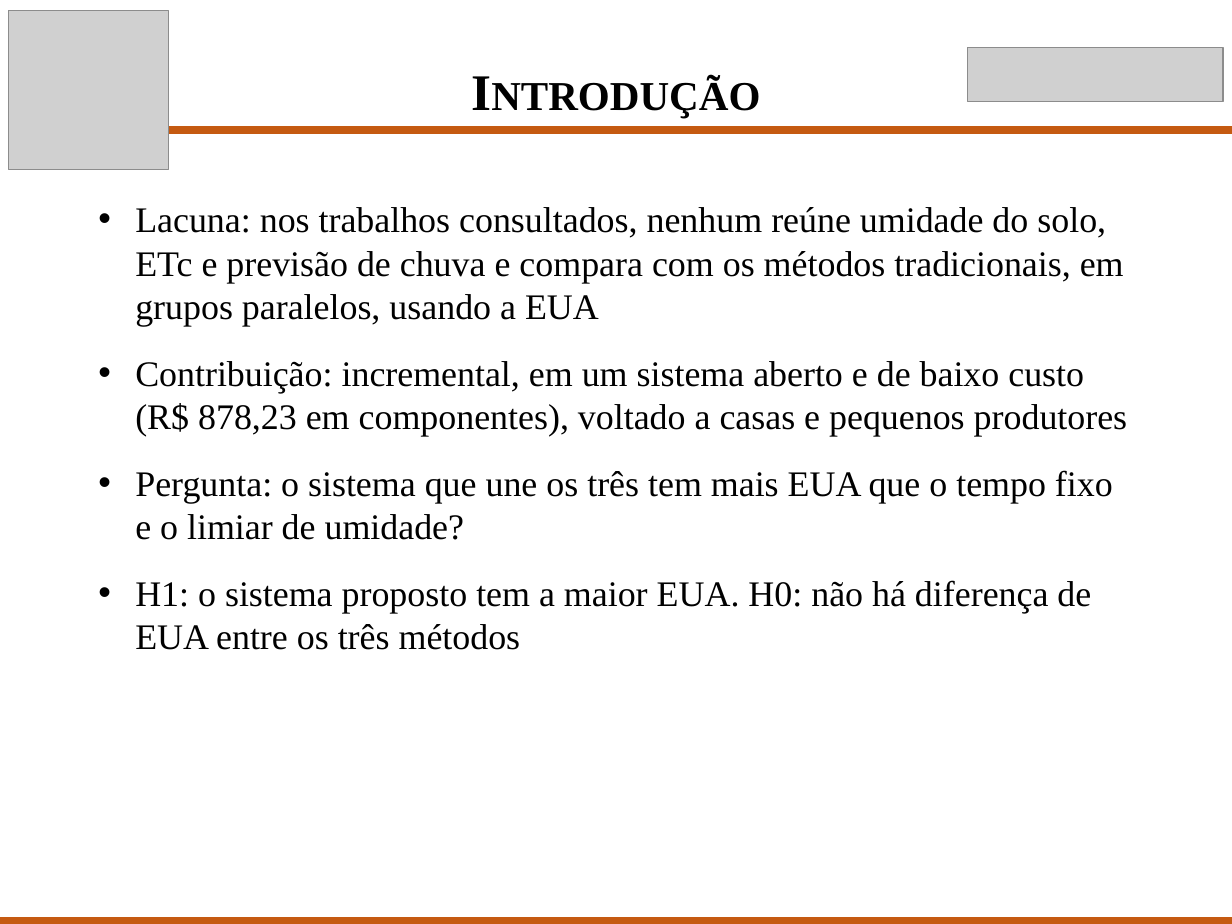
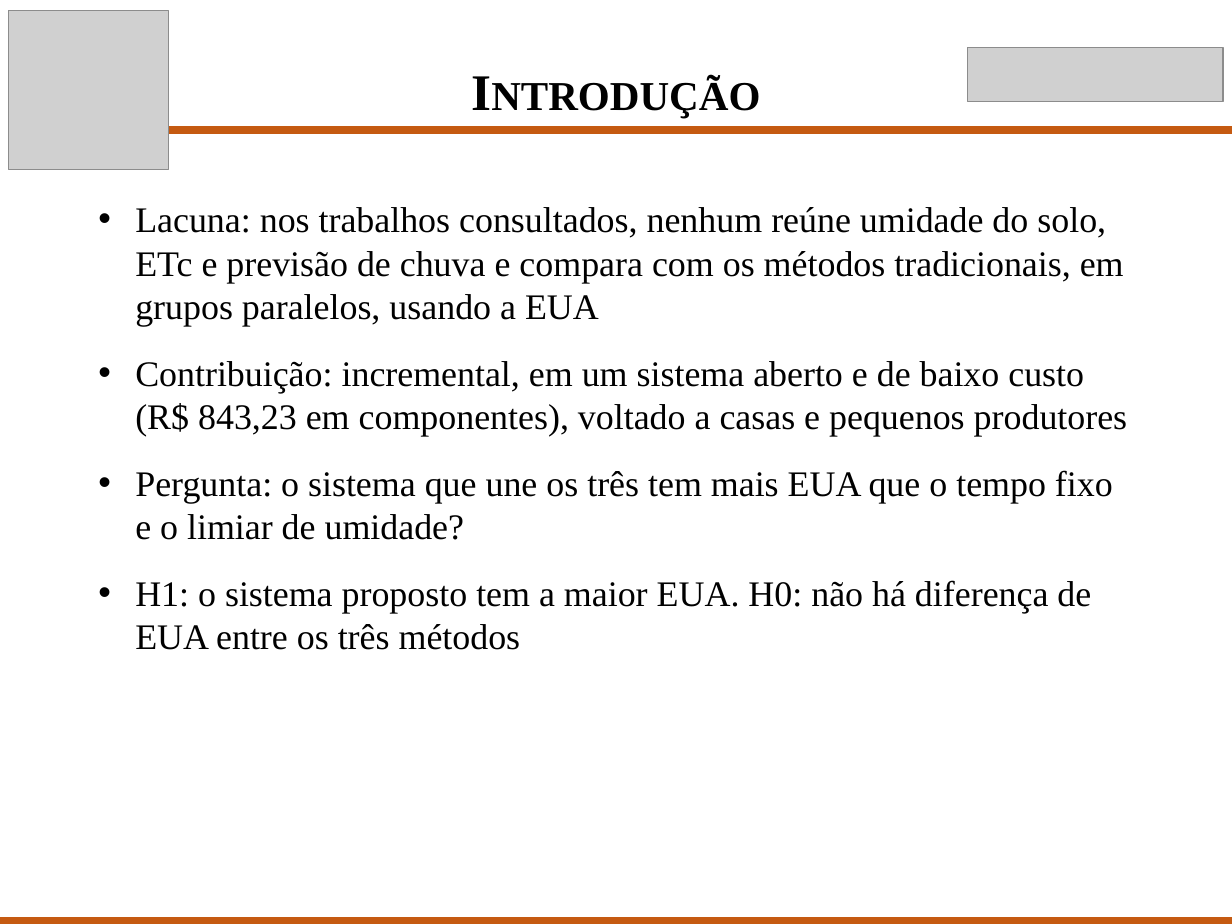
Before and after one commit to Scaglia05/irrigacao-inteligente, a slide deck: slide 4 of docs/p2/Apresentacao_TCC_P2.pptx. Drawn at 1232x924 pixels with LibreOffice and Linux fonts; fonts in the diff are those of the drawing; grey boxes stand for pictures. Boxes give left, top, right and bottom in pixels: in the first picture for what was removed or moved away, otherwise in the second. Text is boxed around its words. In the diff, an @@ line names an element or a change of style, - is before the commit and + after.

```diff
--- a/docs/p2/Apresentacao_TCC_P2.pptx
+++ b/docs/p2/Apresentacao_TCC_P2.pptx
@@ text at (x1=135, y1=361, x2=1128, y2=436): text changed @@
-• Contribuição: incremental, em um sistema aberto e de baixo custo (R$ 878,23 em componentes), voltado a casas e pequenos produtores
+• Contribuição: incremental, em um sistema aberto e de baixo custo (R$ 843,23 em componentes), voltado a casas e pequenos produtores
```
Also in this commit, not shown: 2 other files.
